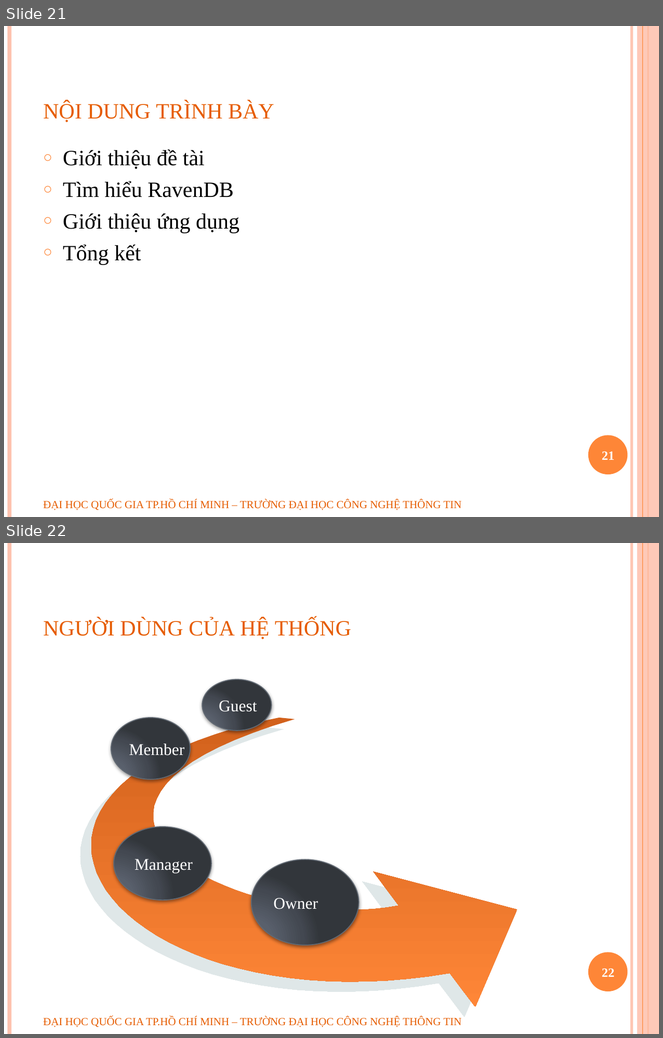
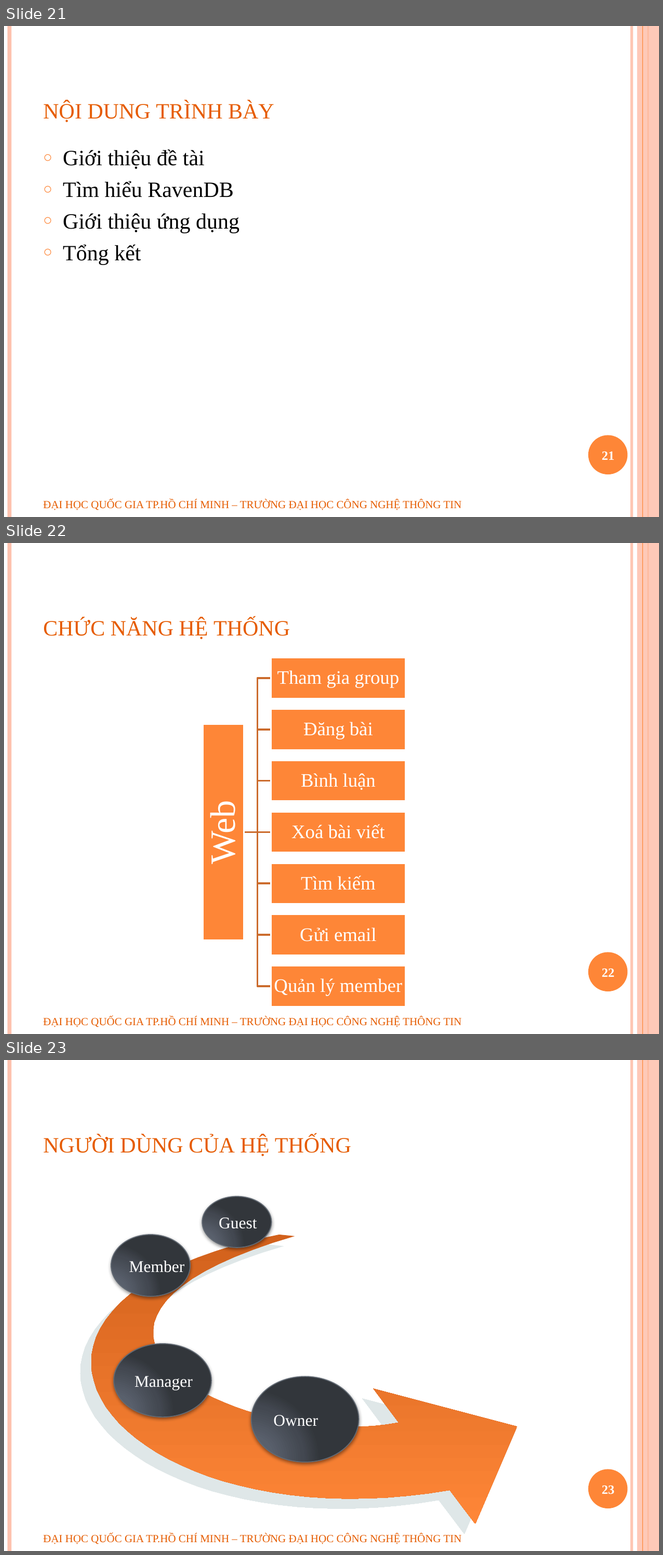
Before and after one commit to geovip/nosqlravendbuit, a slide deck: Document/slide bao cao.pptx. Shown one above the other, each under a label of ours: slides 21 and 22 before the commit, slides 21, 22 and 23 after it. The pictures are 663x1038 and 663x1555 pixels, drawn with LibreOffice and Linux fonts; fonts in the diff are those of the drawing; background and template pictures are left out. Boxes give left, top, right and bottom in pixels: in the first picture for what was removed or moved away, otherwise in the second. Text is boxed around its words. In the diff, an @@ line names an element or a change of style, - is before the commit and + after.

```diff
--- a/Document/slide bao cao.pptx
+++ b/Document/slide bao cao.pptx
@@ slide 22 added at (x1=4, y1=543, x2=659, y2=1034), background #FFFFFF; not listed: 6 template elements that a slide beside it also shows @@
@@ title added at (x1=43, y1=618, x2=290, y2=639), 30 pt, text #E65C01, small capitals @@
+chức năng hệ thống
@@ group added at (x1=203, y1=657, x2=405, y2=1007): 8 rectangles, 8 texts, 7 freeform shapes @@
+Web
+Tham gia group
+Đăng bài
+Bình luận
+Xoá bài viết
+Tìm kiếm
+Gửi email
+Quản lý member
@@ page number added at (x1=602, y1=969, x2=615, y2=977), 14 pt, text #FFFFFF, bold @@
+22
@@ text added at (x1=43, y1=1017, x2=462, y2=1028), 12 pt, text #E65C01 @@
+ĐẠI HỌC QUỐC GIA TP.HỒ CHÍ MINH – TRƯỜNG ĐẠI HỌC CÔNG NGHỆ THÔNG TIN
@@ what was slide 22 is now slide 23 @@
@@ page number at (x1=602, y1=1486, x2=615, y2=1495): text changed @@
-22
+23
```
Also in this commit, not shown: 1 other slide added, 6 other files.
